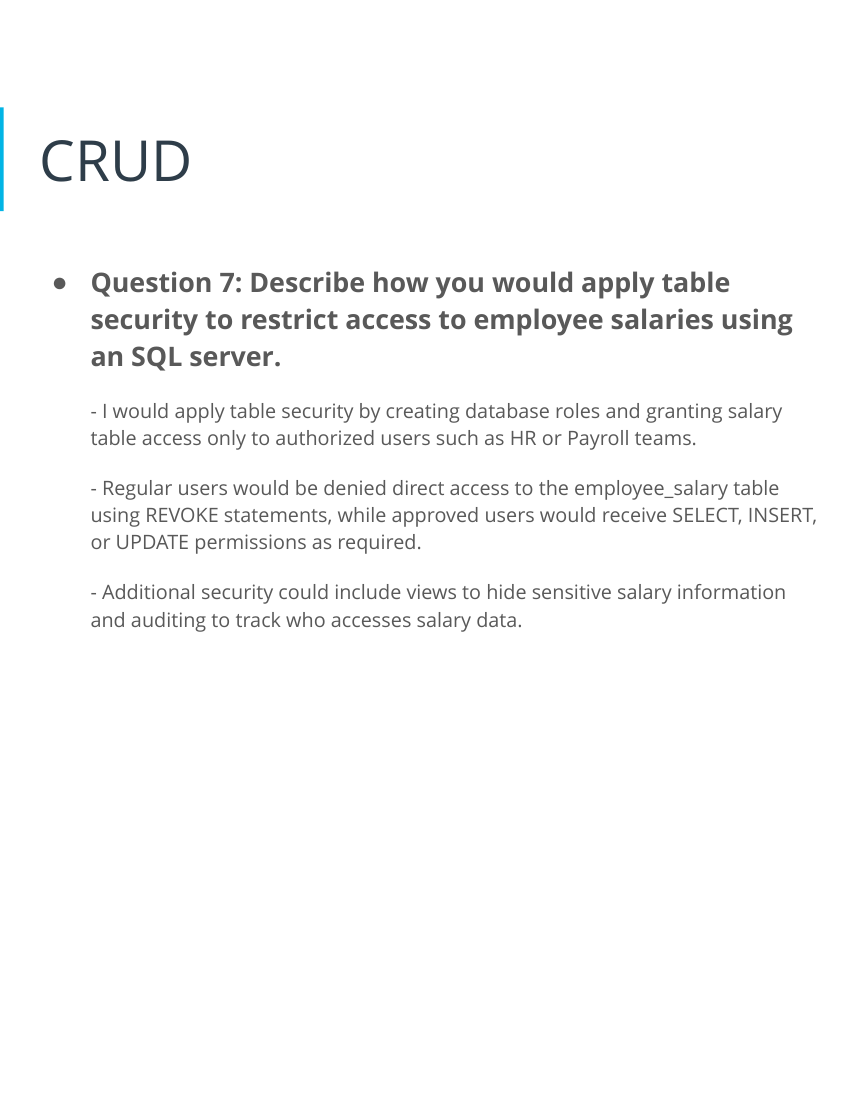
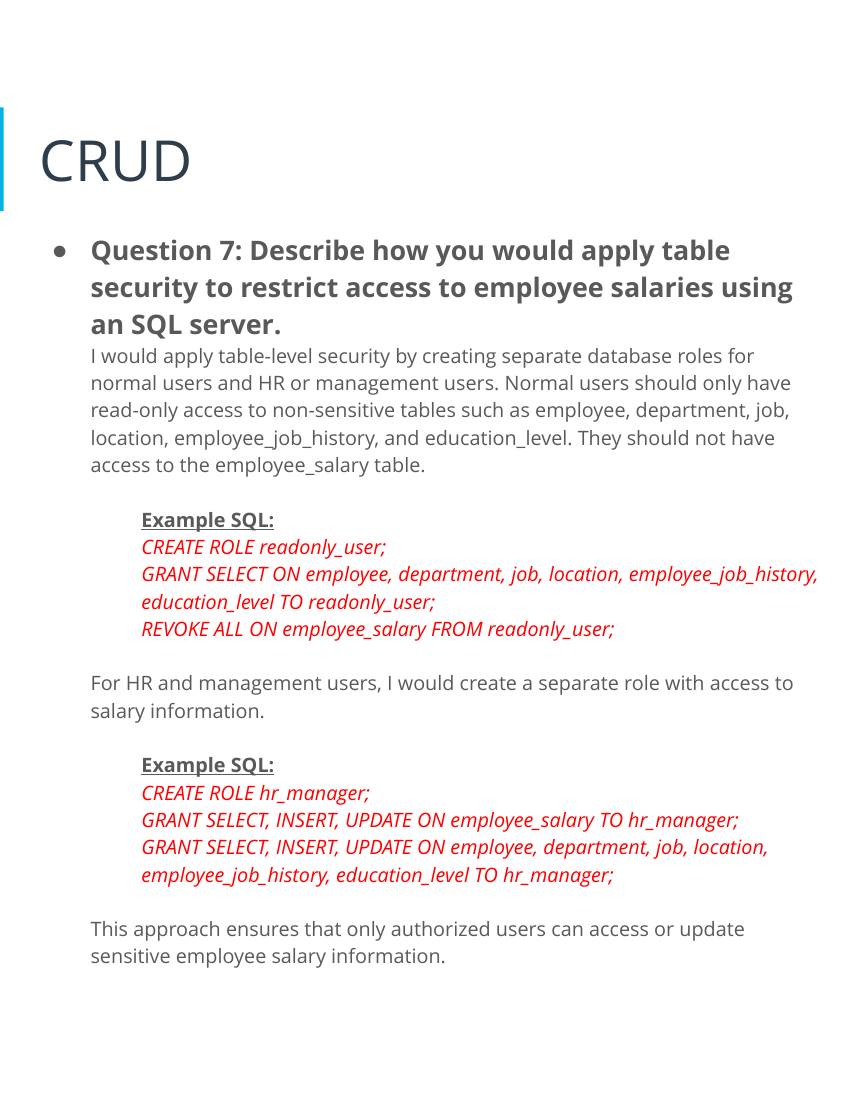
Before and after one commit to SwimLane2/udacity-ai-masters, a slide deck: slide 25 of Modules/03-Data-Architect/projects/Project 1 - Human Resources Database Design/report/HR_Database_Design_Project_Arjun_Avalakki_Mohan.pptx. Drawn at 865x1120 pixels with LibreOffice and Linux fonts; fonts in the diff are those of the drawing. Boxes give left, top, right and bottom in pixels: in the first picture for what was removed or moved away, otherwise in the second. Text is boxed around its words. In the diff, an @@ line names an element or a change of style, - is before the commit and + after.

Commit message:
Included Grant and Revoke SQL Script

```diff
--- a/Modules/03-Data-Architect/projects/Project 1 - Human Resources Database Design/report/HR_Database_Design_Project_Arjun_Avalakki_Mohan.pptx
+++ b/Modules/03-Data-Architect/projects/Project 1 - Human Resources Database Design/report/HR_Database_Design_Project_Arjun_Avalakki_Mohan.pptx
@@ text "Question 7: Describe how you ...": place and size @@
-text "Question 7: Describe how you ..." at (91, 271, 817, 632)
+text "Question 7: Describe how you ..." at (91, 239, 819, 968)
@@ text at (91, 348, 819, 968): text changed @@
-- I would apply table security by creating database roles and granting salary table access only to authorized users such as HR or Payroll teams.
-- Regular users would be denied direct access to the employee_salary table using REVOKE statements, while approved users would receive SELECT, INSERT, or UPDATE permissions as required.
-- Additional security could include views to hide sensitive salary information and auditing to track who accesses salary data.
+I would apply table-level security by creating separate database roles for normal users and HR or management users. Normal users should only have read-only access to non-sensitive tables such as employee, department, job, location, employee_job_history, and education_level. They should not have access to the employee_salary table.
+  Example SQL:
+  CREATE ROLE readonly_user;
+  GRANT SELECT ON employee, department, job, location, employee_job_history, education_level TO readonly_user;
+  REVOKE ALL ON employee_salary FROM readonly_user;
+For HR and management users, I would create a separate role with access to salary information.
+  Example SQL:
+  CREATE ROLE hr_manager;
+  GRANT SELECT, INSERT, UPDATE ON employee_salary TO hr_manager;
+  GRANT SELECT, INSERT, UPDATE ON employee, department, job, location, employee_job_history, education_level TO hr_manager;
+This approach ensures that only authorized users can access or update sensitive employee salary information.
```
Also in this commit, not shown: 3 other files.
